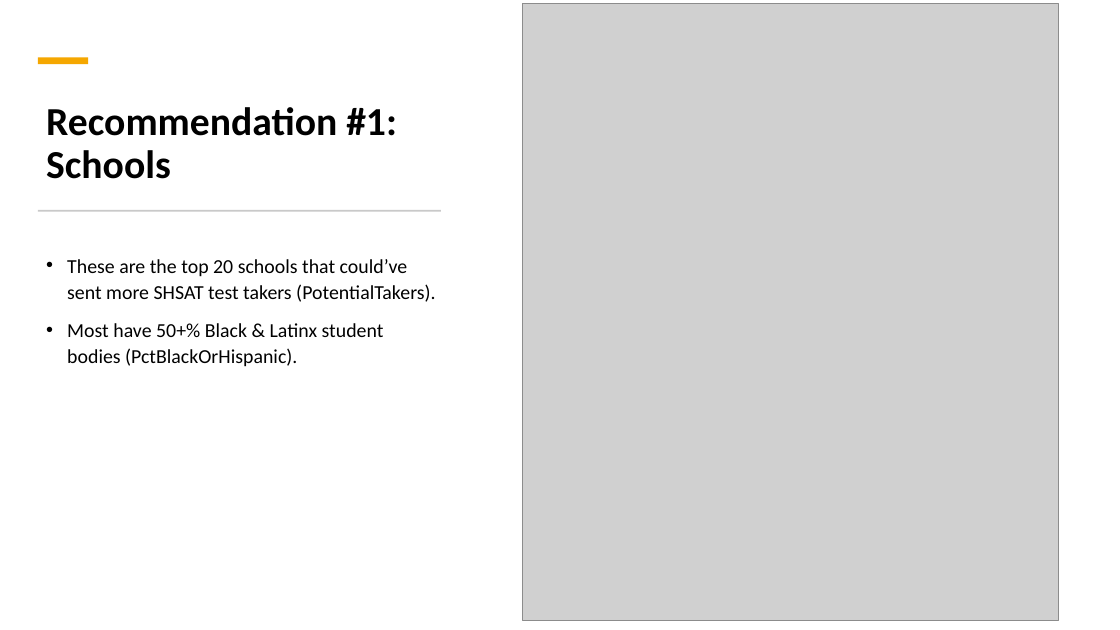
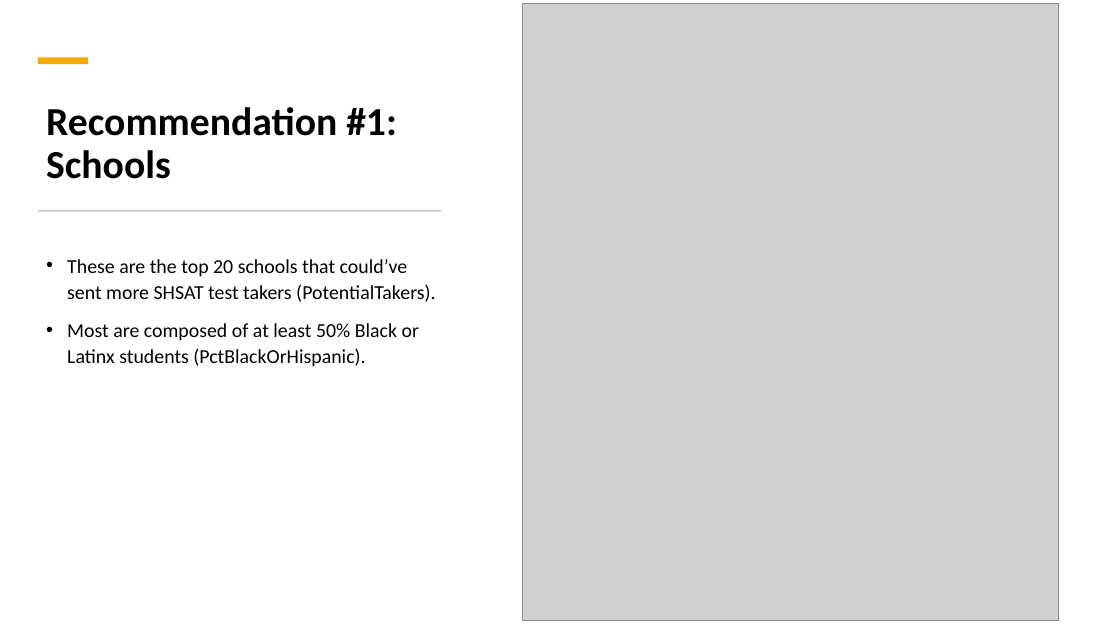
Before and after one commit to dj-m/CapstoneTwo, a slide deck: slide 17 of reports/submission/Capstone_Final_Presentation.pptx (slide 14 before the commit). Drawn at 1120x630 pixels with LibreOffice and Linux fonts; fonts in the diff are those of the drawing; grey boxes stand for pictures. Boxes give left, top, right and bottom in pixels: in the first picture for what was removed or moved away, otherwise in the second. Text is boxed around its words. In the diff, an @@ line names an element or a change of style, - is before the commit and + after.

```diff
--- a/reports/submission/Capstone_Final_Presentation.pptx
+++ b/reports/submission/Capstone_Final_Presentation.pptx
@@ text at bbox=[67, 323, 419, 367]: text changed @@
-• Most have 50+% Black & Latinx student bodies (PctBlackOrHispanic).
+• Most are composed of at least 50% Black or Latinx students (PctBlackOrHispanic).
```
Also in this commit, not shown: 15 other slides changed, 5 slides added, 1 slide removed.
